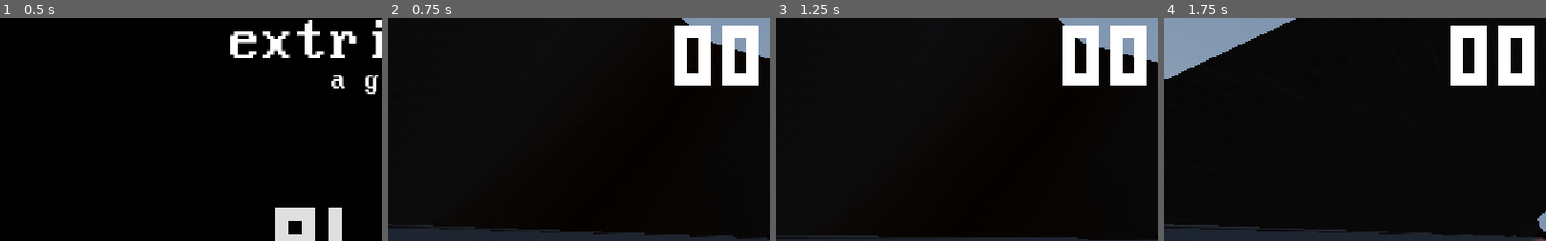
Above: before the commit, frames 1-4 (left to right).
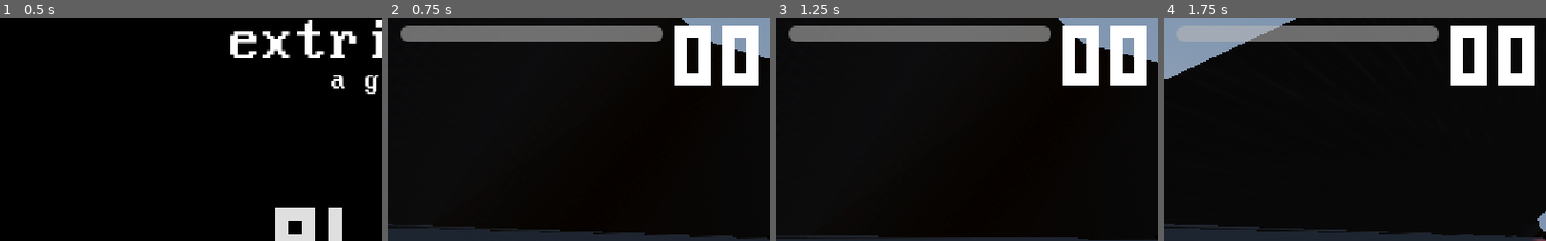
Above: after the commit, the same moments.

Repository: burnt-meat/extrinsic
Game: Godot game, scene res://main_menu.tscn
Same seed, same stepped clock (60 frames per second), same inputs: the game is played once before the commit and once after it.
Inputs (mouse positions are % of the whole screen's width and height, from its top left):
- Up to frame 1 (0.5 s): no input
- Up to frame 2 (0.75 s): click "PLAY" at 0.5 s
- Up to frame 3 (1.25 s): no input
- Up to frame 4 (1.75 s): tap Enter at 1.25 s; move the mouse to (55, 50) at 1.27 s; hold W (forward) from 1.28 s (still down); hold Ctrl (crouch) from 1.28 s (still down); tap Space (jump) at 1.52 s
The pictures show only the part of the screen within x 0-50%, y 1-51%; the shares and areas given below are measured in that part.

Frame 1 is identical in both runs. In frame 2, 4.9% of the frame differs, in the area x 3-72%, y 3-11%; in frame 3, 4.9%; in frame 4, 4.9%.
Error in both runs: Invalid assignment of property or key 'effects' with value of type 'Array' on a base object of type 'Resource (Weapon)'. (res://APIs/GunAPI.gd:53)

Commit message:
Health meter

Diff:
--- a/Scenes/Player.tscn
+++ b/Scenes/Player.tscn
@@ -257,6 +257,17 @@
 grow_vertical = 0
 show_percentage = false
 
+[node name="HealthMeter" type="ProgressBar" parent="HUD"]
+unique_name_in_owner = true
+layout_mode = 1
+offset_left = 8.0
+offset_top = 8.0
+offset_right = 184.0
+offset_bottom = 19.0
+max_value = 10.0
+value = 10.0
+show_percentage = false
+
 [node name="died" type="RichTextLabel" parent="HUD"]
 visible = false
 layout_mode = 1
--- a/Scripts/HUD.gd
+++ b/Scripts/HUD.gd
@@ -8,6 +8,7 @@
 @onready var ScoreIncrementShower: RichTextLabel = $Score/ScoreIncrementShower
 @onready var AP: AnimationPlayer = $AnimationPlayer
 @onready var AmmoCounter: RichTextLabel = $AmmoCounter
+@onready var HealthMeter: ProgressBar = %HealthMeter
 
 func _ready():
 	GunApi.connect("started_cooldown", _change_weapon_reloadtimer)
@@ -21,6 +22,7 @@
 	ReloadTimer.visible = false
 	$CrossHair.visible = false
 	AmmoCounter.visible = false
+	HealthMeter.visible = false
 	await get_tree().create_timer(5).timeout
 	AP.play("L")
 	await get_tree().create_timer(5).timeout
@@ -50,5 +52,8 @@
 	ReloadPoll.start()
 
 
+func _update_health_meter(health: int):
+	HealthMeter.value = health
+
 func _on_reload_poll_timeout():
 	_change_weapon_reloadtimer(WeaponHolder.current_weapon)
--- a/Scripts/Player.gd
+++ b/Scripts/Player.gd
@@ -43,10 +43,11 @@
 		if inIFrame:
 			pass
 		else:
-			if val < 0 and not dead:
+			if val <= 0 and not dead:
 				die()
 			if val < health:
 				Camera.trauma = 1
+				HUD._update_health_meter(val)
 				inIFrame = true
 				get_tree().create_timer(.5).connect("timeout", func(): inIFrame = false)
 			health = val
